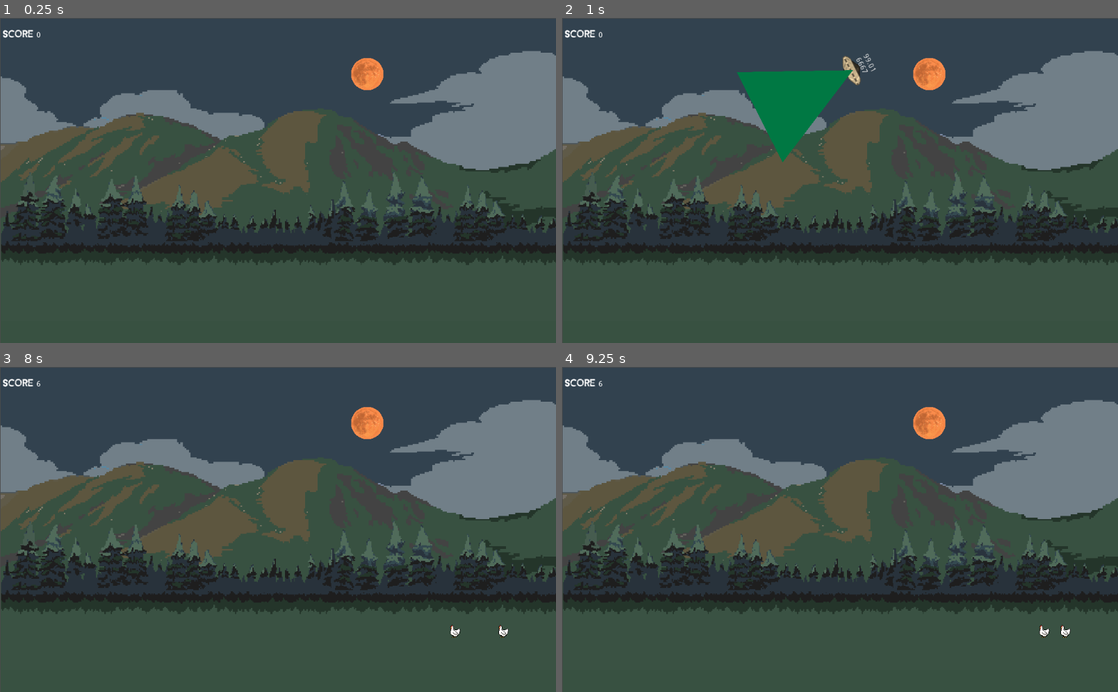
Above: before the commit, frames 1-4 (two rows, left to right).
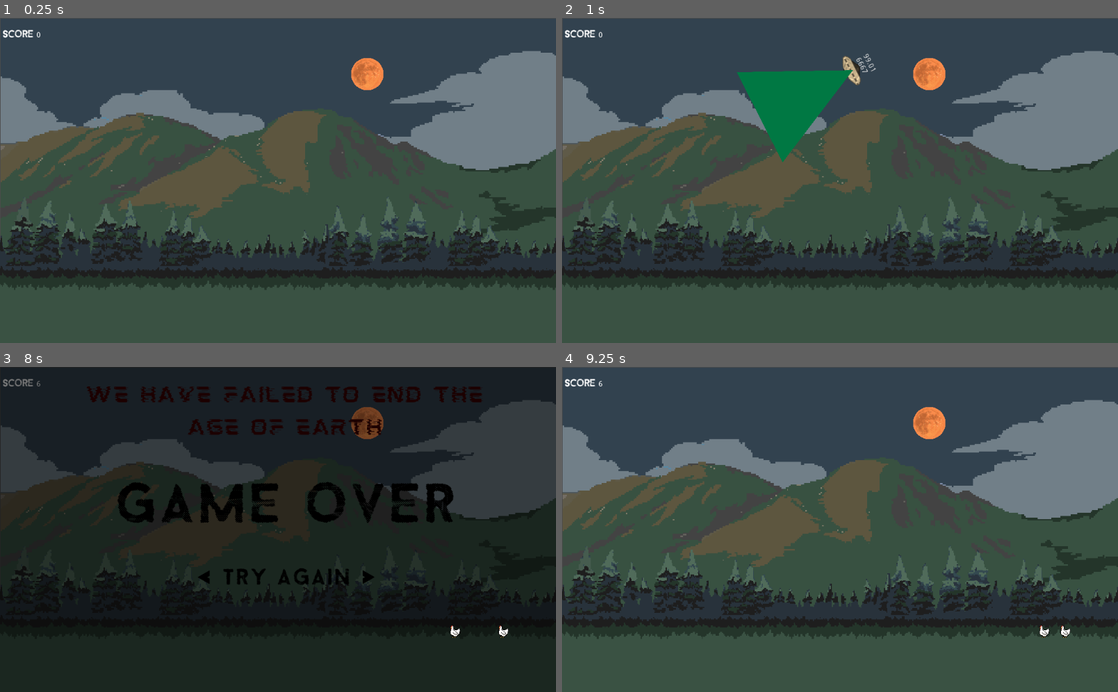
Above: after the commit, the same moments.

Repository: Beat1823/LudumDare52
Game: Godot game, scene res://Game/MainScene.tscn
Same seed, same stepped clock (60 frames per second), same inputs: the game is played once before the commit and once after it.
Inputs (mouse positions are in pixels of both pictures, inside the frame that each line leads up to):
- Up to frame 1 (0.25 s): no input
- Up to frame 2 (1 s): tap Enter at 0.5 s; hold Right (Right) from 0.53 s (still down); hold Space (TractorBeam) from 0.53 s (still down)
- Up to frame 3 (8 s): release Right (Right) at 1.28 s; release Space (TractorBeam) at 1.28 s; hold Down (Down) 1.28-2.03 s; tap Space (TractorBeam) every 1.5 s from 1.35 to 7.35 s; hold Right (Right) 2.03-2.78 s; hold Space (TractorBeam) 2.03-2.78 s; hold Up (Up) 2.78-3.53 s; hold Space (TractorBeam) 3.53-4.28 s; hold Left (Left) 3.53-5.03 s; hold Down (Down) 5.03-5.78 s; hold Space (TractorBeam) 5.03-5.78 s; hold Right (Right) 5.78-6.53 s; hold Up (Up) 6.53-7.28 s; hold Space (TractorBeam) 6.53-7.28 s; hold Right (Right) from 7.28 s (still down)
- Up to frame 4 (9.25 s): release Right (Right) at 8 s; click (851, 578) at 8.02 s; tap Space (TractorBeam) at 8.75 s; hold Down (Down) from 8.78 s (still down); hold Space (TractorBeam) from 8.78 s (still down)

The runs differ from the first frame. In frame 1, 17% of the frame differs, in the area x 0-100%, y 47-84%; in frame 2, 17%; in frame 3, 93%, in the area x 0-100%, y 0-100%; in frame 4, 17%.

Commit message:
Add start of game over screen.

Diff:
--- a/Game/MainScene.gd
+++ b/Game/MainScene.gd
@@ -12,6 +12,7 @@
 func gameover():
 	$ScoreTimer.stop()
 	$SpawnTimer.stop()
+	$GameOverScreen.show()
 
 func newgame():
 	score = 0
@@ -48,3 +49,7 @@
 
 func _on_PlayerUFO_PlayerDestroyed():
 	gameover()
+
+
+func _on_Restart_pressed():
+	$GameOverScreen.hide()
--- a/Game/MainScene.tscn
+++ b/Game/MainScene.tscn
@@ -6,6 +6,9 @@
 [ext_resource path="res://Game/UI/GameFontCramps.tres" type="DynamicFontData" id=4]
 [ext_resource path="res://Game/Ground/background.png" type="Texture" id=5]
 [ext_resource path="res://Game/Ground/middleground.png" type="Texture" id=6]
+[ext_resource path="res://Game/UI/Fail Message.png" type="Texture" id=7]
+[ext_resource path="res://Game/UI/Game Over.png" type="Texture" id=8]
+[ext_resource path="res://Game/UI/Try Again.png" type="Texture" id=9]
 
 [sub_resource type="RectangleShape2D" id=1]
 extents = Vector2( 512, 50 )
@@ -34,10 +37,10 @@
 texture = ExtResource( 5 )
 
 [node name="Middleground" type="TextureRect" parent="."]
-margin_left = -356.0
-margin_top = -675.0
-margin_right = 711.0
-margin_bottom = -75.0
+margin_left = -367.0
+margin_top = -629.0
+margin_right = 700.0
+margin_bottom = -29.0
 texture = ExtResource( 6 )
 
 [node name="PlayerUFO" parent="." instance=ExtResource( 1 )]
@@ -92,9 +95,50 @@
 stream = ExtResource( 2 )
 autoplay = true
 
+[node name="GameOverScreen" type="MarginContainer" parent="."]
+visible = false
+margin_left = -375.0
+margin_top = -684.0
+margin_right = 723.0
+margin_bottom = -65.0
+
+[node name="ColorOverlay" type="ColorRect" parent="GameOverScreen"]
+modulate = Color( 0, 0, 0, 0.529412 )
+margin_right = 1098.0
+margin_bottom = 619.0
+
+[node name="VBoxContainer" type="VBoxContainer" parent="GameOverScreen"]
+margin_right = 1098.0
+margin_bottom = 619.0
+
+[node name="GameOverMessage" type="TextureRect" parent="GameOverScreen/VBoxContainer"]
+modulate = Color( 0.792157, 0, 0, 1 )
+margin_right = 1098.0
+margin_bottom = 174.0
+texture = ExtResource( 7 )
+stretch_mode = 4
+
+[node name="GameOverText" type="TextureRect" parent="GameOverScreen/VBoxContainer"]
+modulate = Color( 0, 0, 0, 1 )
+margin_top = 178.0
+margin_right = 1098.0
+margin_bottom = 337.0
+texture = ExtResource( 8 )
+stretch_mode = 4
+
+[node name="Restart" type="TextureButton" parent="GameOverScreen/VBoxContainer/GameOverText"]
+modulate = Color( 0, 0, 0, 1 )
+margin_left = 350.0
+margin_top = 163.0
+margin_right = 749.0
+margin_bottom = 274.0
+texture_normal = ExtResource( 9 )
+stretch_mode = 3
+
 [connection signal="NpcAbsorbed" from="PlayerUFO" to="." method="_on_PlayerUFO_NpcAbsorbed"]
 [connection signal="NpcAbsorbed" from="PlayerUFO" to="PlayerUFO" method="_on_PlayerUFO_NpcAbsorbed"]
 [connection signal="PlayerDestroyed" from="PlayerUFO" to="." method="_on_PlayerUFO_PlayerDestroyed"]
 [connection signal="timeout" from="SpawnTimer" to="." method="_on_SpawnTimer_timeout"]
 [connection signal="timeout" from="StartWaitTimer" to="." method="_on_StartWaitTimer_timeout"]
 [connection signal="timeout" from="ScoreTimer" to="." method="_on_ScoreTimer_timeout"]
+[connection signal="pressed" from="GameOverScreen/VBoxContainer/GameOverText/Restart" to="." method="_on_Restart_pressed"]
Not shown: 1 places in Game/MainScene.tscn that only renumber resources
Binary file added: Game/UI/Fail Message.png
Binary file added: Game/UI/Game Over.png
Binary file added: Game/UI/Try Again.png
